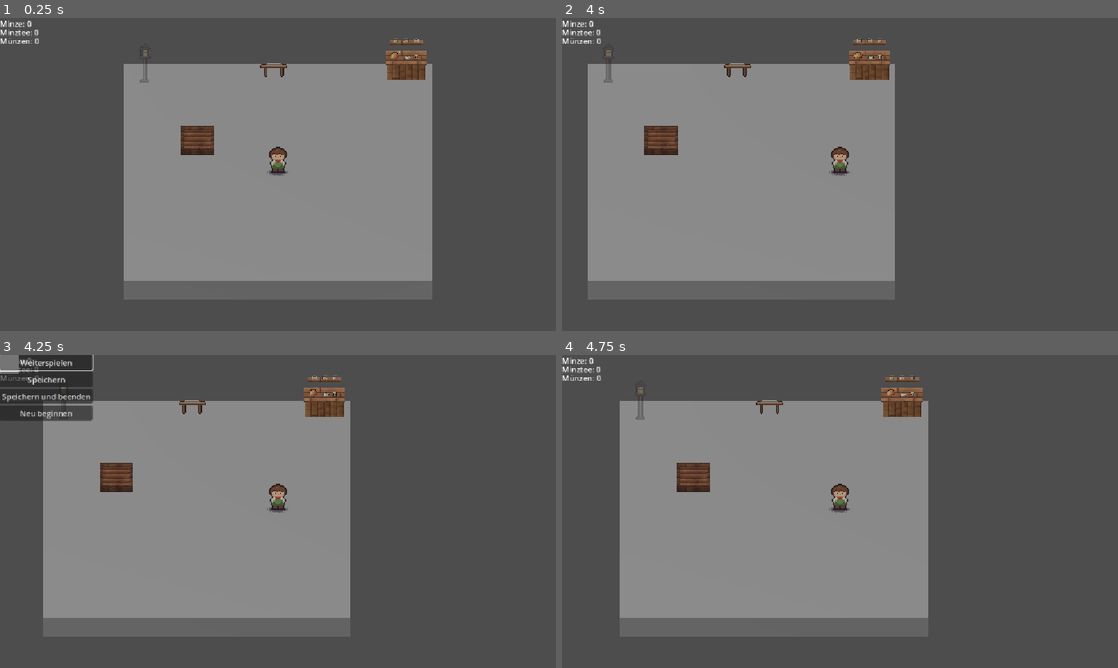
Above: before the commit, frames 1-4 (two rows, left to right).
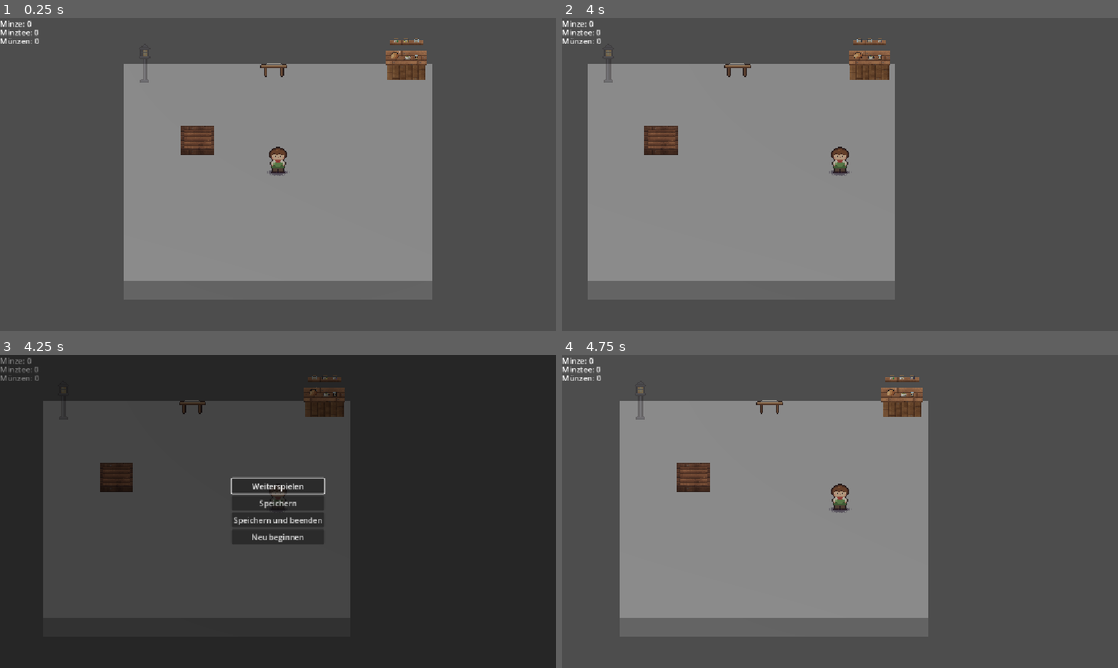
Above: after the commit, the same moments.

Repository: rjn21/teahut
Game: Godot game, scene res://world.tscn
Two runs of this game, one before a commit and one after it. Both use one fixed random seed, a clock stepped at 60 frames per second and the inputs below.
Inputs:
- Up to frame 1 (0.25 s): no input
- Up to frame 2 (4 s): tap Enter (ui_accept) at 0.5, 0.77, 1.52, 3.02, 3.77 s; hold D (move_right) 0.53-1.28 s; tap E (interact) at 0.6 s; hold S (move_back) 1.28-2.03 s; tap 1 at 1.35 s; hold D (move_right) 2.03-2.78 s; tap 2 at 2.1 s; hold W (move_forward) 2.78-3.53 s; tap 3 at 2.85 s; hold A (move_left) from 3.53 s (still down); tap 4 at 3.6 s
- Up to frame 3 (4.25 s): keep holding A (move_left); tap Escape (pause) at 4.15 s
- Up to frame 4 (4.75 s): keep holding A (move_left); tap R at 4.35 s; tap Enter (ui_accept) at 4.52 s

Frames 1-2 are identical in both runs. In frame 3, 97% of the frame differs, in the area x 0-100%, y 0-100%; in frame 4, nothing differs.

Commit message:
M5: Pausenmenü füllt das Fenster

Diff:
--- a/herb_plot.gd
+++ b/herb_plot.gd
@@ -101,10 +101,10 @@
 	}
 
 func load_save_data(data: Dictionary) -> void:
-	var state_name = data.get("state")
+	var state_name: String = str(data.get("state", "EMPTY"))
 	state = PlotState.get(state_name, PlotState.EMPTY)
 
-	var remaining_float = float(data.get("remaining"))
+	var remaining_float: float = float(data.get("remaining", growth_duration))
 	remaining = clampf(remaining_float, 0.0, growth_duration)
 	update_interaction_label()
 	update_visual()
--- a/pause_menu.tscn
+++ b/pause_menu.tscn
@@ -8,12 +8,19 @@
 script = ExtResource("1_hdmo1")
 
 [node name="Background" type="ColorRect" parent="." unique_id=537982443]
-offset_right = 40.0
-offset_bottom = 40.0
+anchors_preset = 15
+anchor_right = 1.0
+anchor_bottom = 1.0
+grow_horizontal = 2
+grow_vertical = 2
+color = Color(0, 0, 0, 0.5019608)
 
 [node name="CenterContainer" type="CenterContainer" parent="." unique_id=71415561]
-offset_right = 40.0
-offset_bottom = 40.0
+anchors_preset = 15
+anchor_right = 1.0
+anchor_bottom = 1.0
+grow_horizontal = 2
+grow_vertical = 2
 
 [node name="Buttons" type="VBoxContainer" parent="CenterContainer" unique_id=1687566667]
 layout_mode = 2
--- a/tea_station.gd
+++ b/tea_station.gd
@@ -92,10 +92,10 @@
 	}
 
 func load_save_data(data: Dictionary) -> void:
-	var state_name = data.get("state")
-	state = TeaState.get(state_name, "IDLE")
+	var state_name: String = str(data.get("state", "IDLE"))
+	state = TeaState.get(state_name, TeaState.IDLE)
 
-	var remaining_float = float(data.get("remaining"))
+	var remaining_float: float = float(data.get("remaining", brew_duration))
 	remaining = clampf(remaining_float, 0.0, brew_duration)
 
 	update_interaction_label()
